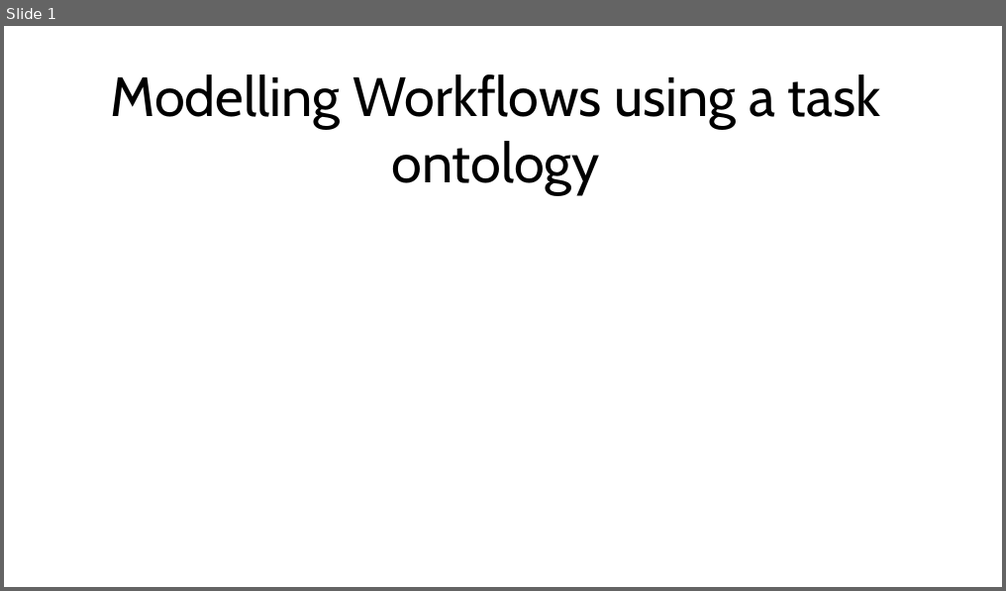
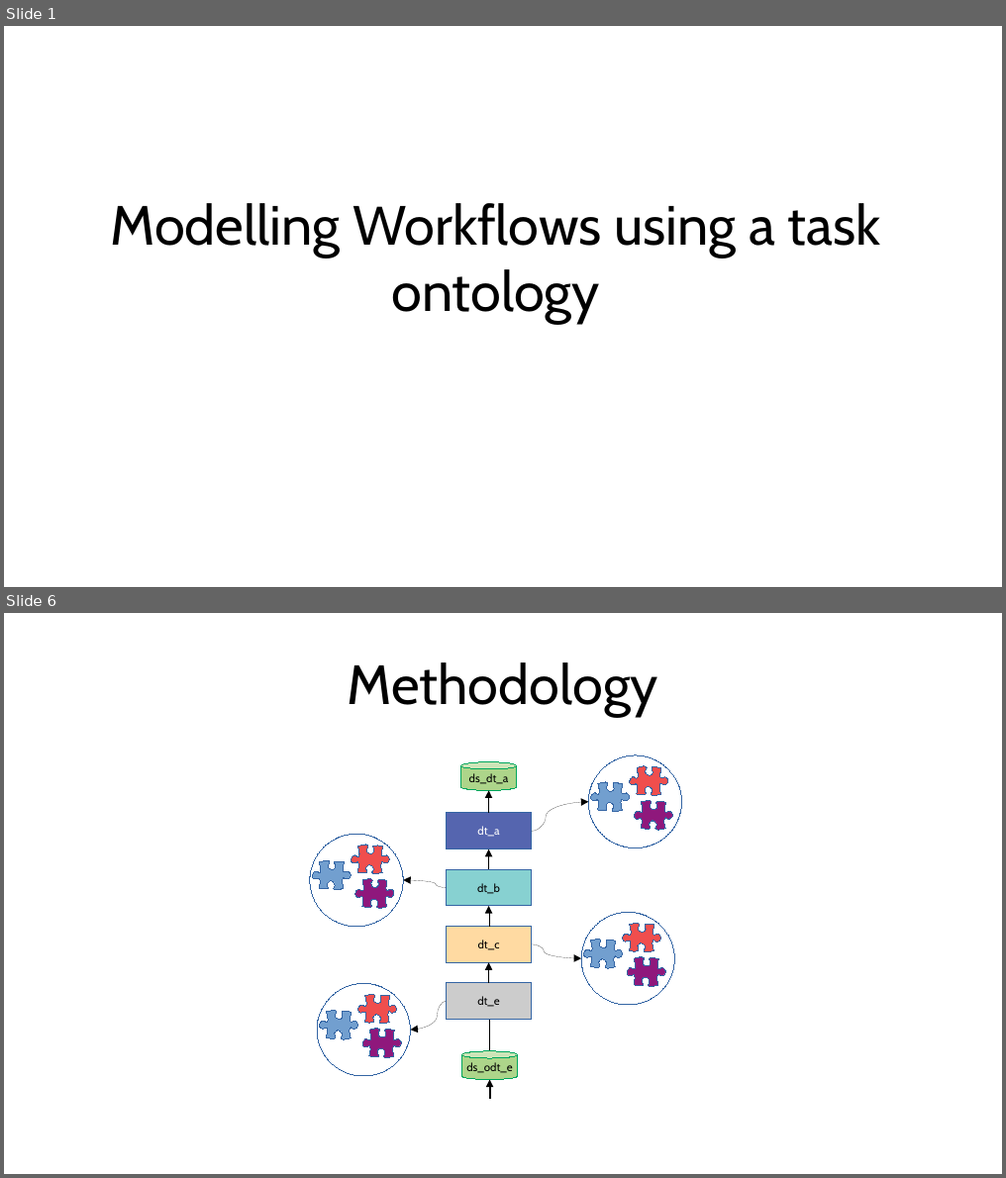
Before and after one commit to luizgdias/jenaowl, a slide deck: ProjetoOwl/Modelagem/diagramas.odp. Shown one above the other, each under a label of ours: slide 1 before the commit, slides 1 and 6 after it; the slides between them are not shown. The pictures are 1006x591 and 1006x1178 pixels, drawn with LibreOffice and Linux fonts; fonts in the diff are those of the drawing. Boxes give left, top, right and bottom in pixels: in the first picture for what was removed or moved away, otherwise in the second. Text is boxed around its words. In the diff, an @@ line names an element or a change of style, - is before the commit and + after.

```diff
--- a/ProjetoOwl/Modelagem/diagramas.odp
+++ b/ProjetoOwl/Modelagem/diagramas.odp
@@ slide 6 added at bbox=[4, 613, 1002, 1174], background #FFFFFF @@
@@ title added at bbox=[348, 663, 659, 716], 44 pt, text #000000 @@
+Methodology
@@ ellipse added at bbox=[589, 756, 682, 848], outline #3465A4 0 pt @@
@@ cylinder added at bbox=[461, 762, 518, 790], fill #ADD58A, outline #00A65D 0 pt, 9 pt, text #000000 @@
+ds_dt_a
@@ elbow arrow added from (488, 813) to (488, 790), #000000 0 pt @@
@@ freeform shape added at bbox=[591, 782, 630, 812], fill #729FCF, outline #3465A4 0 pt @@
@@ freeform shape added at bbox=[630, 766, 668, 796], fill #F04E4D, outline #3465A4 0 pt @@
@@ rectangle added at bbox=[446, 813, 531, 850], fill #5565AF, outline #3465A4 0 pt, 9 pt, text #FFFFFF @@
+dt_a
@@ curved arrow added from (532, 831) to (589, 802), #000000 0 pt @@
@@ freeform shape added at bbox=[635, 800, 673, 831], fill #8F187C, outline #3465A4 0 pt @@
@@ ellipse added at bbox=[310, 834, 403, 926], outline #3465A4 0 pt @@
@@ freeform shape added at bbox=[350, 845, 390, 874], fill #F04E4D, outline #3465A4 0 pt @@
@@ elbow arrow added from (488, 870) to (488, 850), #000000 0 pt @@
@@ freeform shape added at bbox=[312, 861, 350, 891], fill #729FCF, outline #3465A4 0 pt @@
@@ freeform shape added at bbox=[355, 879, 394, 909], fill #8F187C, outline #3465A4 0 pt @@
@@ rectangle added at bbox=[446, 869, 531, 905], fill #87D1D1, outline #3465A4 0 pt, 9 pt, text #000000 @@
+dt_b
@@ curved arrow added from (446, 888) to (403, 880), #000000 0 pt @@
@@ elbow arrow added from (488, 926) to (488, 906), #000000 0 pt @@
@@ rectangle added at bbox=[446, 926, 531, 962], fill #FFDAA2, outline #3465A4 0 pt, 9 pt, text #000000 @@
+dt_c
@@ ellipse added at bbox=[582, 913, 675, 1005], outline #3465A4 0 pt @@
@@ freeform shape added at bbox=[583, 939, 623, 968], fill #729FCF, outline #3465A4 0 pt @@
@@ freeform shape added at bbox=[623, 924, 661, 954], fill #F04E4D, outline #3465A4 0 pt @@
@@ elbow arrow added from (488, 983) to (488, 962), #000000 0 pt @@
@@ curved arrow added from (532, 945) to (582, 959), #000000 0 pt @@
@@ freeform shape added at bbox=[627, 958, 666, 987], fill #8F187C, outline #3465A4 0 pt @@
@@ ellipse added at bbox=[317, 983, 411, 1075], outline #3465A4 0 pt @@
@@ freeform shape added at bbox=[358, 994, 397, 1024], fill #F04E4D, outline #3465A4 0 pt @@
@@ rectangle added at bbox=[446, 983, 531, 1020], fill #CCCCCC, outline #3465A4 0 pt, 9 pt, text #000000 @@
+dt_e
@@ freeform shape added at bbox=[319, 1011, 358, 1041], fill #729FCF, outline #3465A4 0 pt @@
@@ curved arrow added from (446, 1001) to (411, 1031), #000000 0 pt @@
@@ elbow arrow added from (488, 1020) to (489, 1080), #000000 0 pt @@
@@ freeform shape added at bbox=[362, 1029, 402, 1059], fill #8F187C, outline #3465A4 0 pt @@
@@ cylinder added at bbox=[462, 1052, 519, 1079], fill #ADD58A, outline #00A65D 0 pt, 9 pt, text #000000 @@
+ds_odt_e
@@ slide 1 changed as well @@
@@ title "Modelling Workflows using a task ...": place and size @@
-title "Modelling Workflows using a task ..." at bbox=[110, 75, 881, 195]
+title "Modelling Workflows using a task ..." at bbox=[110, 203, 881, 323]
```
Also in this commit, not shown: 4 other slides changed, 4 other slides added, 4 other files.
